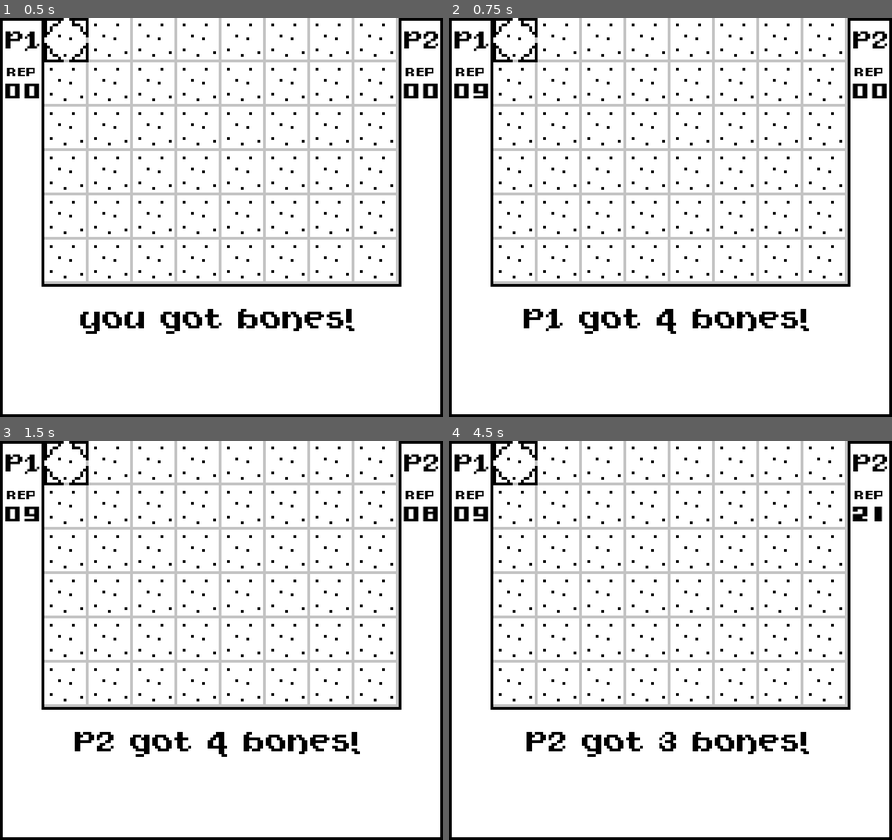
Above: before the commit, frames 1-4 (two rows, left to right).
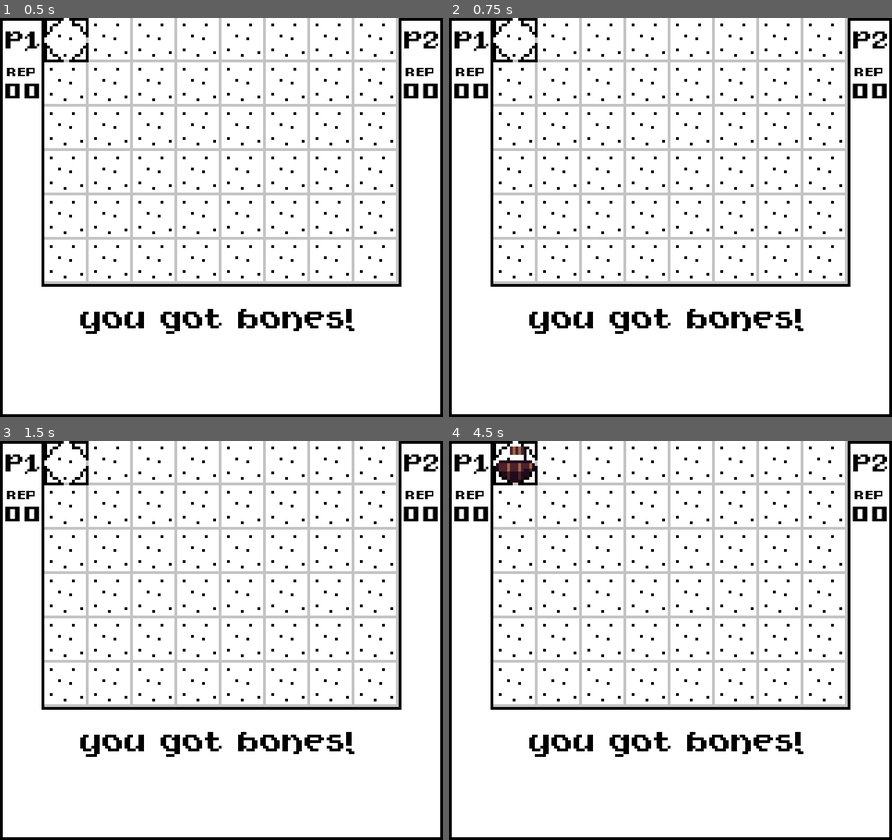
Above: after the commit, the same moments.

Repository: Saf-bonesman/bone-wars-proto-1
Game: Godot game, scene res://scenes/Game.tscn
Two runs of this game, one before a commit and one after it. Both use one fixed random seed, a clock stepped at 60 frames per second and the inputs below.
Inputs (mouse positions are in pixels of both pictures, inside the frame that each line leads up to):
- Up to frame 1 (0.5 s): no input
- Up to frame 2 (0.75 s): tap Enter at 0.5 s; move the mouse to (767, 197) at 0.52 s; hold W (action_up) from 0.53 s (still down); tap D (action_move) at 0.6 s
- Up to frame 3 (1.5 s): tap Space at 1.25 s; move the mouse to (132, 660) at 1.27 s; release W (action_up) at 1.28 s; hold S (action_down) from 1.28 s (still down); tap D (action_move) at 1.35 s
- Up to frame 4 (4.5 s): move the mouse to (714, 552) at 2.02 s; release S (action_down) at 2.03 s; hold W (action_up) 2.03-3.53 s; tap D (action_move) every 0.75 s from 2.1 to 4.35 s; move the mouse to (648, 720) at 2.77 s; tap Enter at 3.5 s; move the mouse to (803, 700) at 3.52 s; hold A (action_left) from 3.53 s (still down); click (803, 700) at 4.15 s; move the mouse to (537, 580) at 4.27 s

Frame 1 is identical in both runs. In frame 2, 1.9% of the frame differs, in the area x 5-82%, y 18-80%; in frame 3, 1.9%; in frame 4, 2.5%, in the area x 5-99%, y 1-80%.

Commit message:
added camp spawning, moved debug actions to mouse

Diff:
--- a/project.godot
+++ b/project.godot
@@ -29,7 +29,6 @@
 "deadzone": 0.2,
 "events": [Object(InputEventKey,"resource_local_to_scene":false,"resource_name":"","device":-1,"window_id":0,"alt_press …(192 unchanged characters)…
 , Object(InputEventKey,"resource_local_to_scene":false,"resource_name":"","device":-1,"window_id":0,"alt_pressed":false …(183 unchanged characters)…
-, Object(InputEventMouseButton,"resource_local_to_scene":false,"resource_name":"","device":-1,"window_id":0,"alt_pressed":false,"shift_pressed":false,"ctrl_pressed":false,"meta_pressed":false,"button_mask":1,"position":Vector2(175, 34),"global_position":Vector2(189, 107),"factor":1.0,"button_index":1,"canceled":false,"pressed":true,"double_click":false,"script":null)
 ]
 }
 action_b={
@@ -74,6 +73,21 @@
 , Object(InputEventKey,"resource_local_to_scene":false,"resource_name":"","device":16,"window_id":0,"alt_pressed":false …(186 unchanged characters)…
 ]
 }
+debug_leftmouse={
+"deadzone": 0.2,
+"events": [Object(InputEventMouseButton,"resource_local_to_scene":false,"resource_name":"","device":-1,"window_id":0,"alt_pressed":false,"shift_pressed":false,"ctrl_pressed":false,"meta_pressed":false,"button_mask":1,"position":Vector2(264, 34),"global_position":Vector2(278, 107),"factor":1.0,"button_index":1,"canceled":false,"pressed":true,"double_click":false,"script":null)
+]
+}
+debug_rightmouse={
+"deadzone": 0.2,
+"events": [Object(InputEventMouseButton,"resource_local_to_scene":false,"resource_name":"","device":-1,"window_id":0,"alt_pressed":false,"shift_pressed":false,"ctrl_pressed":false,"meta_pressed":false,"button_mask":2,"position":Vector2(119, 25),"global_position":Vector2(133, 98),"factor":1.0,"button_index":2,"canceled":false,"pressed":true,"double_click":false,"script":null)
+]
+}
+debug_middlemoues={
+"deadzone": 0.2,
+"events": [Object(InputEventMouseButton,"resource_local_to_scene":false,"resource_name":"","device":-1,"window_id":0,"alt_pressed":false,"shift_pressed":false,"ctrl_pressed":false,"meta_pressed":false,"button_mask":4,"position":Vector2(297, 13),"global_position":Vector2(311, 86),"factor":1.0,"button_index":3,"canceled":false,"pressed":true,"double_click":false,"script":null)
+]
+}
 
 [physics]
 
--- /dev/null
+++ b/scenes/Camps.tscn
@@ -0,0 +1,23 @@
+[gd_scene format=3 uid="uid://dg410gpfwwu8y"]
+
+[ext_resource type="Script" uid="uid://dfkt7y7oavgrs" path="res://scripts/camps.gd" id="1_ct76l"]
+[ext_resource type="Texture2D" uid="uid://b6rpcynfwxkof" path="res://assets/tiles/camp_square.png" id="2_k0yem"]
+[ext_resource type="Texture2D" uid="uid://i4yamejbe6ey" path="res://assets/tiles/camp_triangle.png" id="3_b6v6v"]
+
+[sub_resource type="TileSetAtlasSource" id="TileSetAtlasSource_0j4ty"]
+texture = ExtResource("2_k0yem")
+0:0/0 = 0
+
+[sub_resource type="TileSetAtlasSource" id="TileSetAtlasSource_hl6hb"]
+texture = ExtResource("3_b6v6v")
+0:0/0 = 0
+
+[sub_resource type="TileSet" id="TileSet_nt13d"]
+sources/1 = SubResource("TileSetAtlasSource_0j4ty")
+sources/2 = SubResource("TileSetAtlasSource_hl6hb")
+
+[node name="Camps" type="Node2D" unique_id=1464024325]
+script = ExtResource("1_ct76l")
+
+[node name="PlayerStructureTiles" type="TileMapLayer" parent="." unique_id=589632294]
+tile_set = SubResource("TileSet_nt13d")
--- a/scenes/Game.tscn
+++ b/scenes/Game.tscn
@@ -1,13 +1,15 @@
 [gd_scene format=3 uid="uid://caaq8dsa0rdiv"]
 
-[ext_resource type="Script" uid="uid://c6k836ejmockf" path="res://scripts/game_controller.gd" id="1_qbsmt"]
-[ext_resource type="PackedScene" uid="uid://5a8tictfyrl5" path="res://scenes/HUD.tscn" id="2_lnu2h"]
-[ext_resource type="PackedScene" uid="uid://b5cd385odm4sm" path="res://scenes/Map.tscn" id="2_qbsmt"]
+[ext_resource type="Script" uid="uid://c6k836ejmockf" path="res://scripts/game_controller.gd" id="1_cpr0p"]
+[ext_resource type="PackedScene" uid="uid://5a8tictfyrl5" path="res://scenes/HUD.tscn" id="2_78awf"]
+[ext_resource type="PackedScene" uid="uid://djtdvklxw2yey" path="res://scenes/Map.tscn" id="3_s0nni"]
 
 [node name="Game" type="Node2D" unique_id=1720362518]
-script = ExtResource("1_qbsmt")
+script = ExtResource("1_cpr0p")
 
-[node name="HUD" parent="." unique_id=2096496772 instance=ExtResource("2_lnu2h")]
+[node name="HUD" parent="." unique_id=2096496772 instance=ExtResource("2_78awf")]
 
-[node name="Map" parent="." unique_id=2024162226 instance=ExtResource("2_qbsmt")]
+[node name="Map" parent="." unique_id=2024162226 instance=ExtResource("3_s0nni")]
 position = Vector2(16, 0)
+
+[connection signal="turn_end" from="." to="Map" method="_on_game_turn_end"]
--- a/scenes/Map.tscn
+++ b/scenes/Map.tscn
@@ -3,13 +3,14 @@
 [ext_resource type="Script" uid="uid://kryf5jqc4evo" path="res://scripts/map.gd" id="1_tm3qm"]
 [ext_resource type="PackedScene" uid="uid://bv7qirvlnssu7" path="res://scenes/Board.tscn" id="1_xkm8s"]
 [ext_resource type="PackedScene" uid="uid://c1bu5uqa72nok" path="res://scenes/Player.tscn" id="2_tm3qm"]
+[ext_resource type="PackedScene" uid="uid://dg410gpfwwu8y" path="res://scenes/Camps.tscn" id="3_tm3qm"]
 
 [node name="Map" type="Node2D" unique_id=479964413]
 script = ExtResource("1_tm3qm")
 
 [node name="Board" parent="." unique_id=1421904820 instance=ExtResource("1_xkm8s")]
 
-[node name="Camps" type="Node2D" parent="." unique_id=830518747]
+[node name="Camps" parent="." unique_id=1464024325 instance=ExtResource("3_tm3qm")]
 
 [node name="Player" parent="." unique_id=30233815 instance=ExtResource("2_tm3qm")]
 position = Vector2(8, 8)
--- /dev/null
+++ b/scripts/camps.gd
@@ -0,0 +1,17 @@
+extends Node2D
+
+@onready var structure_map : TileMapLayer = $PlayerStructureTiles
+
+const structure_dict : Dictionary = {
+	"camp0" = 1,
+	"camp1" = 2
+}
+
+func draw_new_struct(struct_type : String, struct_coord : Vector2i):
+	var tileIdx = structure_dict.get(struct_type)
+	structure_map.set_cell(struct_coord, tileIdx, Vector2i(0,0), 0)
+
+func draw_all_structs(structs : Dictionary):
+	for coordinate in structs:
+		var tileIdx = structure_dict.get(structs.get(coordinate))
+		structure_map.set_cell(coordinate, tileIdx, Vector2i(0,0), 0)
--- a/scripts/game_controller.gd
+++ b/scripts/game_controller.gd
@@ -8,15 +8,15 @@
 
 ## test
 func _unhandled_input(event: InputEvent) -> void:
-	if Input.is_action_just_pressed("action_right"):
+	if Input.is_action_just_pressed("debug_middlemoues"):
 		_find_bones(randi_range(0,5))
 		print(current_player_turn, ", ", score_array[current_player_turn])
-	if Input.is_action_just_pressed("action_down"):
+	if Input.is_action_just_pressed("debug_rightmouse"):
 		end_turn()
-	if Input.is_action_just_pressed("action_left"):
-		_sabotage_punishment()
-	if Input.is_action_just_pressed("action_up"):
-		_score_new_building()
+	##if Input.is_action_just_pressed("action_left"):
+	##	_sabotage_punishment()
+	##if Input.is_action_just_pressed("action_up"):
+	##	_score_new_building()
 
 func _ready() -> void:
 	HUD.init_player_displays()
@@ -27,6 +27,7 @@
 	else:
 		current_player_turn += 1
 	HUD.update_info_display("turn",0,current_player_turn+1)
+	turn_end.emit(current_player_turn)
 
 func _send_score() -> void:
 	HUD.set_score_display(current_player_turn, score_array[current_player_turn])
@@ -46,3 +47,5 @@
 	score_array[current_player_turn] -= punishment
 	HUD.update_info_display("sabotage", punishment, 0)
 	_send_score()
+
+signal turn_end
--- a/scripts/map.gd
+++ b/scripts/map.gd
@@ -1,14 +1,4 @@
 extends Node2D
-
-
-# Called when the node enters the scene tree for the first time.
-#func _ready() -> void:
-	#pass # Replace with function body.
-
-
-# Called every frame. 'delta' is the elapsed time since the previous frame.
-#func _process(delta: float) -> void:
-	#pass
 
 @export var board_width : int = 8
 @export var board_height : int = 6
@@ -16,11 +6,31 @@
 @onready var board_node : Node2D = $Board
 var board_dict : Dictionary
 @onready var Player : Node2D = $Player
+@onready var Camps : Node2D = $Camps
+var player_structures : Dictionary = {}
+var current_player_turn = 0
 
 func _ready() -> void:
+	board_init()
+
+func board_init() -> void:
 	board_node.tileSize = tile_height
 	board_dict = board_node._init_board(board_width, board_height)
 	board_node.redraw_board(board_dict)
 	Player.tile_height = tile_height
 	Player.w = board_width - 1
 	Player.h = board_height - 1
+
+func _unhandled_input(event: InputEvent) -> void:
+	if Input.is_action_just_pressed("debug_leftmouse"):
+		spawn_camp()
+
+func spawn_camp():
+	var camp_coordinates = Player.curr_pos
+	if player_structures.has(camp_coordinates):
+		return
+	player_structures[camp_coordinates] = "camp"+str(current_player_turn)
+	Camps.draw_new_struct(player_structures.get(camp_coordinates), camp_coordinates)
+
+func _on_game_turn_end(turn) -> void:
+	current_player_turn = turn # Replace with function body.
Not shown, added: scripts/camps.gd.uid
